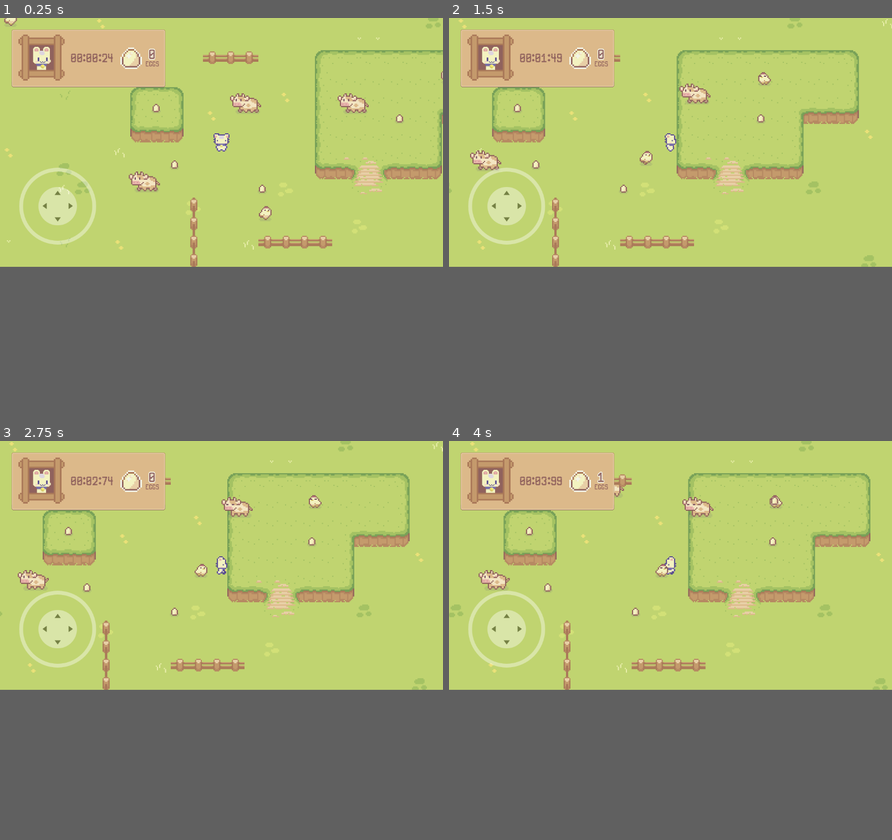
Above: before the commit, frames 1-4 (two rows, left to right).
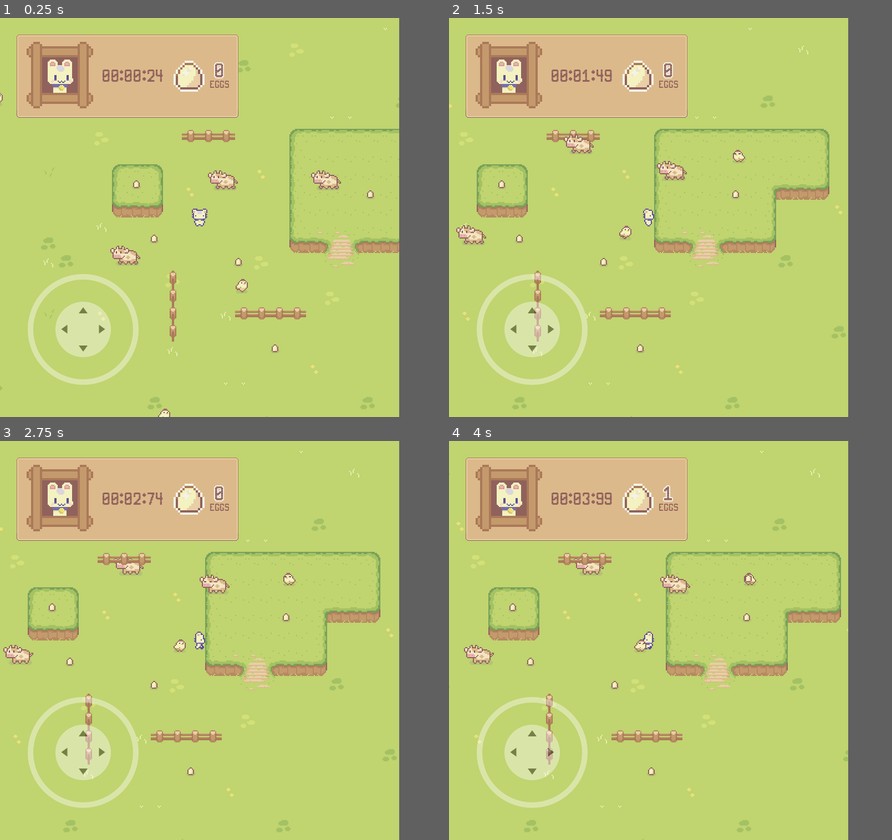
Above: after the commit, the same moments.

Repository: kwhitejr/godot-examples
Game: Godot game, scene res://main_scene.tscn
Two runs of this game, one before a commit and one after it. Both use one fixed random seed, a clock stepped at 60 frames per second and the inputs below. Before the commit the project starts from res://src/examples/top-down-controller/top-down-controller.tscn.
Inputs (mouse positions are in pixels of both pictures, inside the frame that each line leads up to):
- Up to frame 1 (0.25 s): no input
- Up to frame 2 (1.5 s): move the mouse to (767, 129) at 0.52 s; hold D (move_right) 0.53-1.25 s; click (767, 129) at 0.6 s; drag from (581, 153) to (763, 117) at 1.27 s
- Up to frame 3 (2.75 s): move the mouse to (265, 508) at 2.02 s; hold D (move_right) from 2.03 s (still down); click (265, 508) at 2.1 s
- Up to frame 4 (4 s): release D (move_right) at 2.75 s; drag from (648, 616) to (759, 540) at 2.77 s; move the mouse to (803, 604) at 3.52 s; hold A (move_left) from 3.53 s (still down); click (803, 604) at 3.6 s
In our replay, the window is 799x449 before the commit and 720x720 after it. These sizes can differ from the game's own. Grey fills any space a smaller window leaves; there, only what the larger window draws over its background counts as a difference.

The runs differ from the first frame. In frame 1, 21% of the frame differs, in the area x 0-100%, y 0-100%; in frame 2, 21%; in frame 3, 21%; in frame 4, 21%, in the area x 0-99%, y 0-100%.

Commit message:
square viewport

Diff:
--- /dev/null
+++ b/godot/main_scene.tscn
@@ -0,0 +1,31 @@
+[gd_scene load_steps=4 format=3 uid="uid://d3dmd6d5numc4"]
+
+[ext_resource type="PackedScene" uid="uid://dgvq0ay26c0n7" path="res://src/examples/top-down-controller/top_down_controller.tscn" id="1_sdga6"]
+[ext_resource type="PackedScene" uid="uid://bvypi4wo2acgj" path="res://src/ui/egg-counter/egg-counter.tscn" id="2_s0vt8"]
+[ext_resource type="PackedScene" uid="uid://ctcmtw6g3on0u" path="res://src/ui/touch-controls/touch_controls.tscn" id="3_bpary"]
+
+[node name="MainScene" type="Node2D"]
+
+[node name="SubViewportContainer" type="SubViewportContainer" parent="."]
+offset_right = 40.0
+offset_bottom = 40.0
+
+[node name="SubViewport" type="SubViewport" parent="SubViewportContainer"]
+handle_input_locally = false
+canvas_item_default_texture_filter = 0
+size = Vector2i(720, 720)
+render_target_update_mode = 4
+
+[node name="TopDownController" parent="SubViewportContainer/SubViewport" instance=ExtResource("1_sdga6")]
+
+[node name="UI" type="CanvasLayer" parent="."]
+
+[node name="EggCounter" parent="UI" instance=ExtResource("2_s0vt8")]
+
+[node name="Touch" type="Control" parent="UI"]
+layout_mode = 3
+anchors_preset = 0
+offset_right = 40.0
+offset_bottom = 40.0
+
+[node name="TouchControls" parent="UI/Touch" instance=ExtResource("3_bpary")]
--- a/godot/node_2d.tscn
+++ /dev/null
@@ -1,3 +0,0 @@
-[gd_scene format=3 uid="uid://d3dmd6d5numc4"]
-
-[node name="Node2D" type="Node2D"]
--- a/godot/project.godot
+++ b/godot/project.godot
@@ -11,7 +11,7 @@
 [application]
 
 config/name="Godot Examples"
-run/main_scene="res://src/examples/top-down-controller/top-down-controller.tscn"
+run/main_scene="res://main_scene.tscn"
 config/features=PackedStringArray("4.3", "GL Compatibility")
 config/icon="res://icon.svg"
 
@@ -21,7 +21,8 @@
 
 [display]
 
-window/stretch/aspect="ignore"
+window/size/viewport_width=720
+window/size/viewport_height=720
 
 [gui]
 
--- a/godot/src/examples/top-down-controller/top-down-controller.tscn
+++ b/godot/src/examples/top-down-controller/top_down_controller.tscn
@@ -1,8 +1,6 @@
-[gd_scene load_steps=27 format=4 uid="uid://dgvq0ay26c0n7"]
+[gd_scene load_steps=25 format=4 uid="uid://dgvq0ay26c0n7"]
 
 [ext_resource type="PackedScene" uid="uid://c44o12ut3y18h" path="res://src/characters/player/player.tscn" id="1_jnlgi"]
-[ext_resource type="PackedScene" uid="uid://bvypi4wo2acgj" path="res://src/ui/egg-counter/egg-counter.tscn" id="1_xh04o"]
-[ext_resource type="PackedScene" uid="uid://ctcmtw6g3on0u" path="res://src/ui/touch-controls/touch_controls.tscn" id="2_01hwg"]
 [ext_resource type="Texture2D" uid="uid://cnj3mf130xgd" path="res://src/assets/art/Sprout Lands/Tilesets/Grass.png" id="3_8pvjg"]
 [ext_resource type="Script" path="res://src/examples/top-down-controller/camera_2d.gd" id="3_q0tr2"]
 [ext_resource type="Texture2D" uid="uid://3ltg53uler4e" path="res://src/assets/art/Sprout Lands/Tilesets/Tilled_Dirt.png" id="4_0hntb"]
@@ -439,24 +437,12 @@
 [node name="Top-down-controller" type="Node2D"]
 y_sort_enabled = true
 
-[node name="HUD" type="CanvasLayer" parent="."]
-
-[node name="EggCounter" parent="HUD" instance=ExtResource("1_xh04o")]
-
-[node name="Control" type="Control" parent="."]
-layout_mode = 3
-anchors_preset = 0
-offset_right = 40.0
-offset_bottom = 40.0
-
-[node name="TouchControls" parent="Control" instance=ExtResource("2_01hwg")]
-
 [node name="Player" parent="." instance=ExtResource("1_jnlgi")]
 speed = 150.0
 
 [node name="Camera2D" type="Camera2D" parent="."]
 z_index = 2
-zoom = Vector2(3, 3)
+zoom = Vector2(2, 2)
 process_callback = 0
 script = ExtResource("3_q0tr2")
 
--- a/godot/src/ui/egg-counter/timer.gd
+++ b/godot/src/ui/egg-counter/timer.gd
@@ -16,5 +16,4 @@
 	var minutes := int(duration / 60)
 	var seconds := fmod(duration, 60)
 	var milliseconds := fmod(duration, 1) * 100
-	print("%02d:%02d:%02d" % [minutes, seconds, milliseconds])
 	return "%02d:%02d:%02d" % [minutes, seconds, milliseconds]
